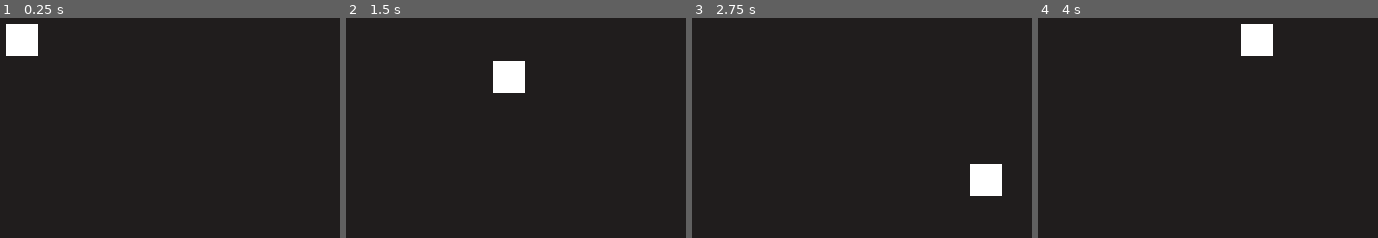
Above: before the commit, frames 1-4 (left to right).
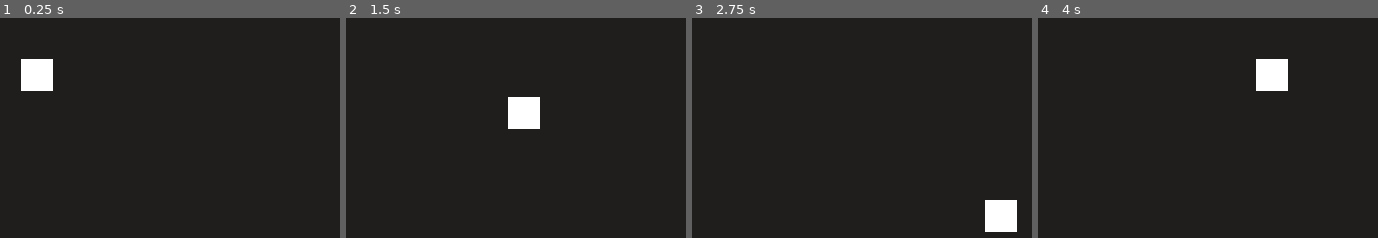
Above: after the commit, the same moments.

Repository: Daniel5772/Programmieren_Note
Game: Godot game, scene res://Level/Level 1.tscn
Same seed, same stepped clock (60 frames per second), same inputs: the game is played once before the commit and once after it.
Inputs:
- Up to frame 1 (0.25 s): no input
- Up to frame 2 (1.5 s): tap Enter at 0.5 s; hold D (move_right) 0.53-1.28 s; hold S (move_down) from 1.28 s (still down)
- Up to frame 3 (2.75 s): release S (move_down) at 2.03 s; hold D (move_right) from 2.03 s (still down)
- Up to frame 4 (4 s): release D (move_right) at 2.78 s; hold W (move_up) 2.78-3.53 s; hold A (move_left) from 3.53 s (still down)

The runs differ from the first frame. In frame 1, 2.7% of the frame differs, in the area x 1-16%, y 2-34%; in frame 2, 2.7%; in frame 3, 2.7%; in frame 4, 2.7%.

Commit message:
Global Skript erstellt

Diff:
--- /dev/null
+++ b/Global.gd
@@ -0,0 +1,8 @@
+extends Node
+
+func instance_node(node, location, parents):
+
+	var node_instance = node.instance()
+	parents.add_child(node_instance)
+	node_instance.global_position = location
+	return node_instance
--- a/Level/Level 1.tscn
+++ b/Level/Level 1.tscn
@@ -5,3 +5,4 @@
 [node name="Level 1" type="Node2D"]
 
 [node name="Player" parent="." instance=ExtResource( 1 )]
+position = Vector2( 339.357, 204.123 )
--- a/PLayer/Player_f.gd
+++ b/PLayer/Player_f.gd
@@ -8,4 +8,6 @@
 	velocity.x = int(Input.is_action_pressed("move_right")) - int(Input.is_action_pressed("move_left"))
 	velocity.y = int(Input.is_action_pressed("move_down")) - int(Input.is_action_pressed("move_up"))
 
+	velocity = velocity.normalized()
+
 	global_position += speed * velocity * delta
